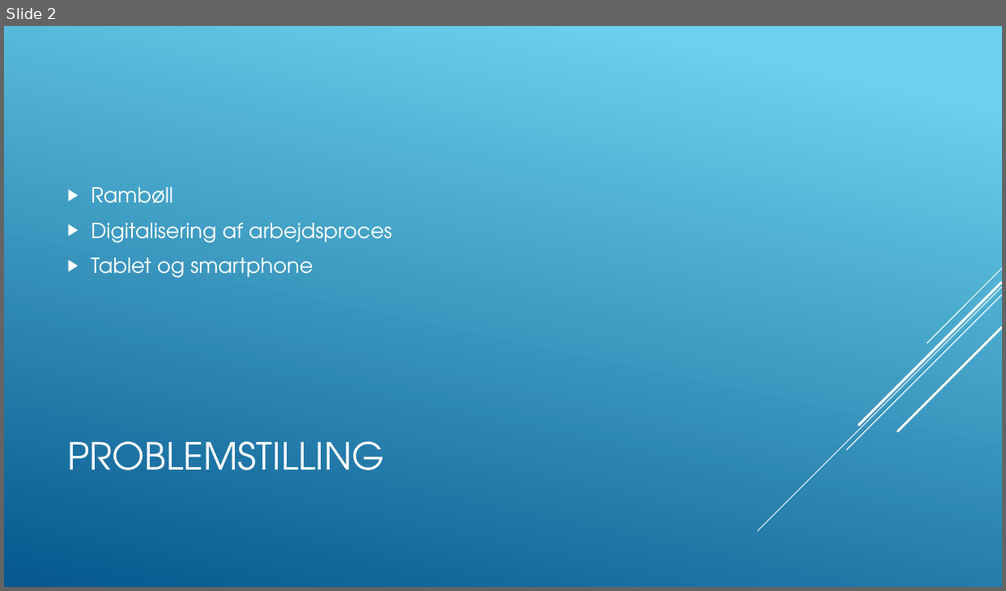
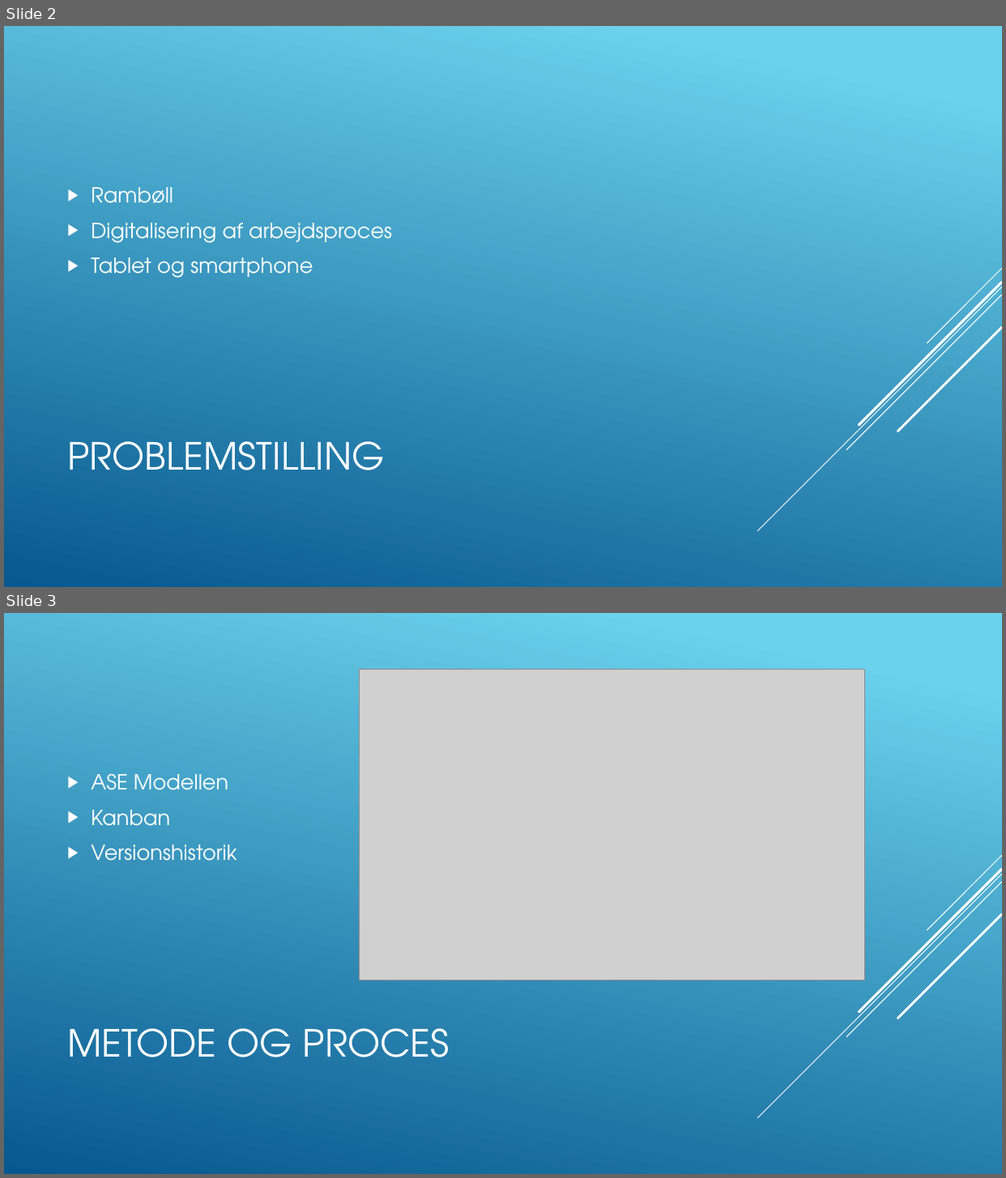
Before and after one commit to Msknudsen/Bachelor-TilsynRamboell-, a slide deck: Bachelor Præsentation.pptx. Shown one above the other, each under a label of ours: slide 2 before the commit, slides 2 and 3 after it. The pictures are 1006x591 and 1006x1178 pixels, drawn with LibreOffice and Linux fonts; fonts in the diff are those of the drawing; grey boxes stand for pictures. Boxes give left, top, right and bottom in pixels: in the first picture for what was removed or moved away, otherwise in the second. Text is boxed around its words. In the diff, an @@ line names an element or a change of style, - is before the commit and + after.

```diff
--- a/Bachelor Præsentation.pptx
+++ b/Bachelor Præsentation.pptx
@@ slide 3 added at <box>4,613,1002,1174</box>, background gradient #6ED2EB to #06588E; not listed: 5 template elements that a slide beside it also shows @@
@@ picture added at <box>360,669,865,981</box> @@
@@ text added at <box>91,773,236,861</box>, 20 pt, text #FFFFFF @@
+▶ ASE Modellen
+▶ Kanban
+▶ Versionshistorik
@@ title added at <box>67,1029,450,1058</box>, 36 pt, text #FFFFFF @@
+METODE OG PROCES
```
Also in this commit, not shown: 5 slides changed, 2 other slides added, 1 slide removed.
